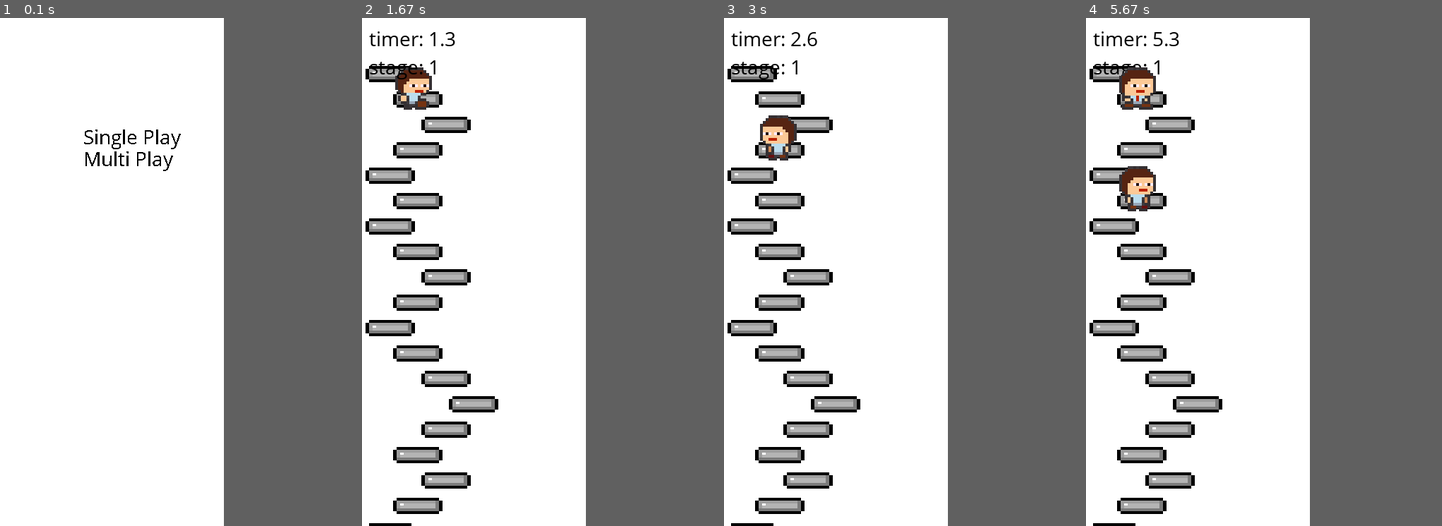
Above: before the commit, frames 1-4 (left to right).
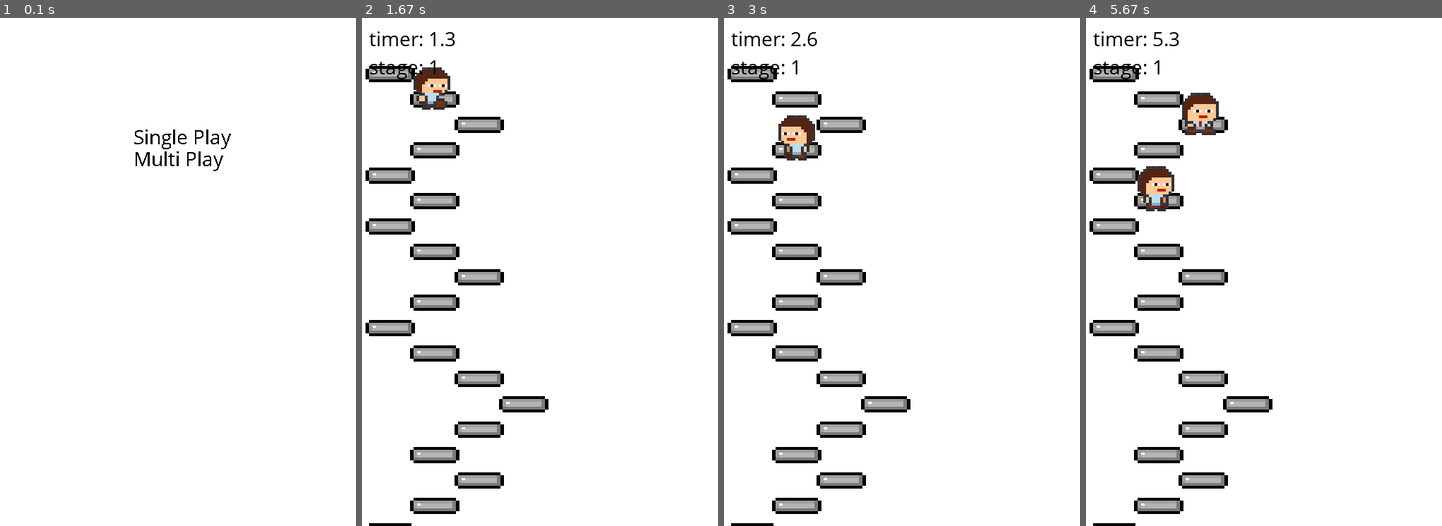
Above: after the commit, the same moments.

Repository: Junction-X-2021/depy-the-dev-pygame
Game: pygame game, started from main.py
The game is run twice, just before and just after one commit, with the same random seed, the same clock (stepped at 60 frames per second) and the same inputs.
Inputs:
- Up to frame 1 (0.1 s): no input
- Up to frame 2 (1.67 s): tap Enter at 0.33 s; hold Right 0.67-1.13 s; hold Left from 1.17 s (still down)
- Up to frame 3 (3 s): release Left at 1.7 s; hold Right 2.17-2.8 s; hold Left from 2.83 s (still down)
- Up to frame 4 (5.67 s): release Left at 3.3 s; hold Left 4.33-4.87 s; hold Right from 5.33 s (still down)
In our replay, the window is 317x720 before the commit and 504x720 after it. These sizes can differ from the game's own. Grey fills any space a smaller window leaves; there, only what the larger window draws over its background counts as a difference.

The runs differ from the first frame. In frame 1, 0.8% of the frame differs, in the area x 23-65%, y 21-31%; in frame 2, 7.8%; in frame 3, 7.6%; in frame 4, 8.9%, in the area x 8-53%, y 9-98%.

Commit message:
화면 비율, 추격 속도 조정

Diff:
--- a/main.py
+++ b/main.py
@@ -10,7 +10,7 @@
 root = tk.Tk()
 
 RES_Y = root.winfo_screenheight()
-RES_X = round(RES_Y * 0.44)
+RES_X = round(RES_Y * 0.7)
 
 
 def init_game():
--- a/singleplay.py
+++ b/singleplay.py
@@ -1,5 +1,6 @@
 import pygame.font
 import random
+from math import log
 
 from player import Player
 
@@ -73,7 +74,7 @@
     if player.count == 30 * current_stage - 1:
         current_stage += 1
         game_running = False
-    if elapsed_time != int((pygame.time.get_ticks() - start_tick) / 100) and elapsed_time % 2.5 == 0:
+    if elapsed_time != int((pygame.time.get_ticks() - start_tick) / 100) and elapsed_time % round(1.2/log(current_stage+1)) == 0:
         ai.count += 1
         print(ai.count, player.count)
     elapsed_time = int((pygame.time.get_ticks() - start_tick) / 100)
